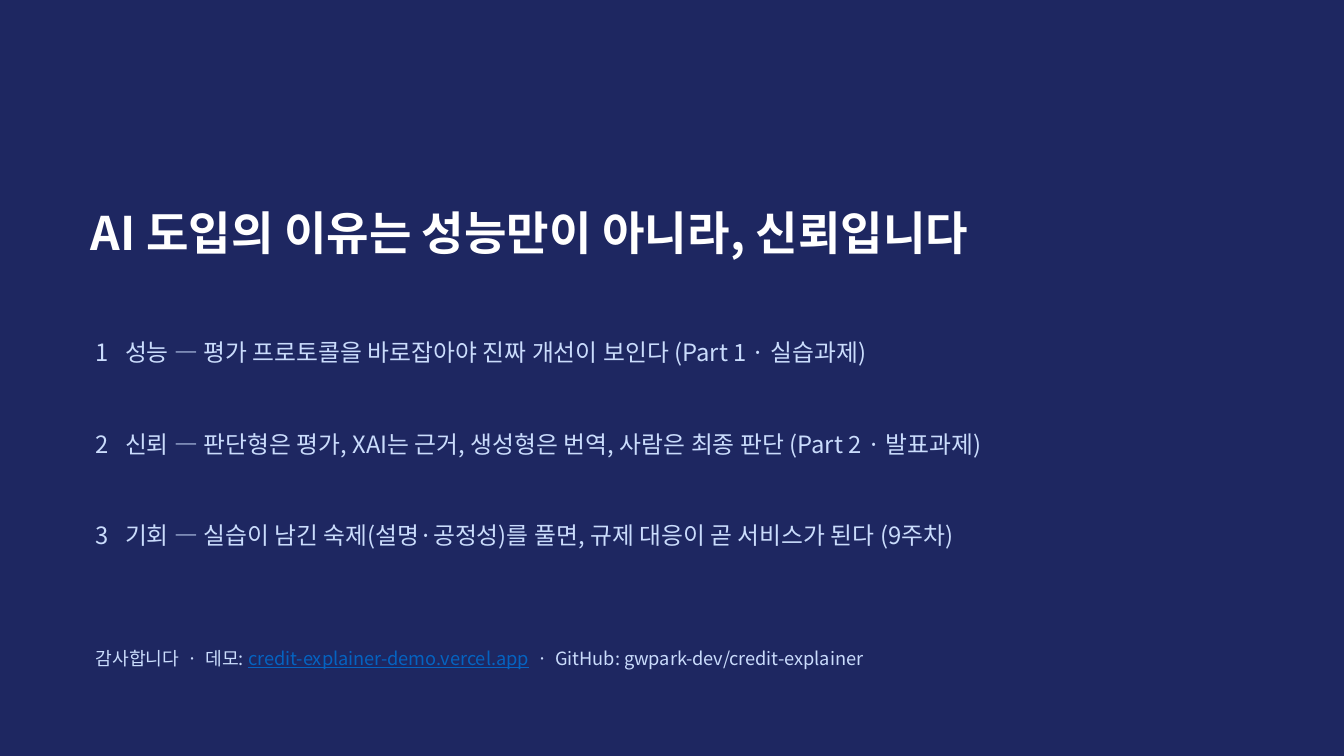
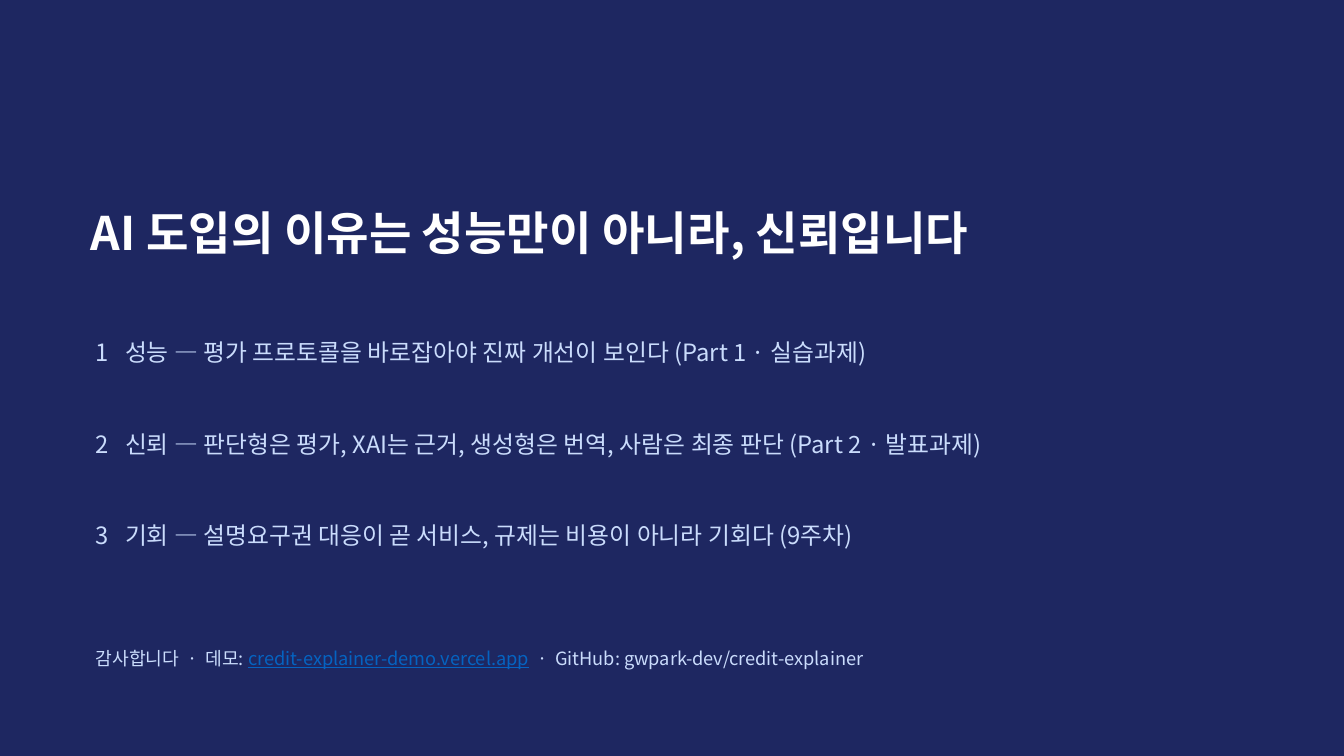
Before and after one commit to gwpark-dev/credit-explainer, a slide deck: slide 13 of CreditExplainer_발표자료_박건우.pptx (slide 14 before the commit). Drawn at 1344x756 pixels with LibreOffice and Linux fonts; fonts in the diff are those of the drawing. Boxes give left, top, right and bottom in pixels: in the first picture for what was removed or moved away, otherwise in the second. Text is boxed around its words. In the diff, an @@ line names an element or a change of style, - is before the commit and + after.

```diff
--- a/CreditExplainer_발표자료_박건우.pptx
+++ b/CreditExplainer_발표자료_박건우.pptx
@@ text at [96,524,853,549]: text changed @@
-3 기회 — 실습이 남긴 숙제(설명·공정성)를 풀면, 규제 대응이 곧 서비스가 된다 (9주차)
+3 기회 — 설명요구권 대응이 곧 서비스, 규제는 비용이 아니라 기회다 (9주차)
```
Also in this commit, not shown: 7 other slides changed, 1 slide removed, 1 other file.
